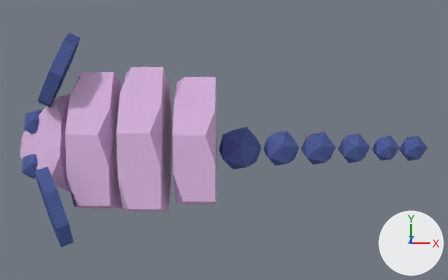
What one commit did to the Blender file Assets/3D_char/Rats01.blend.
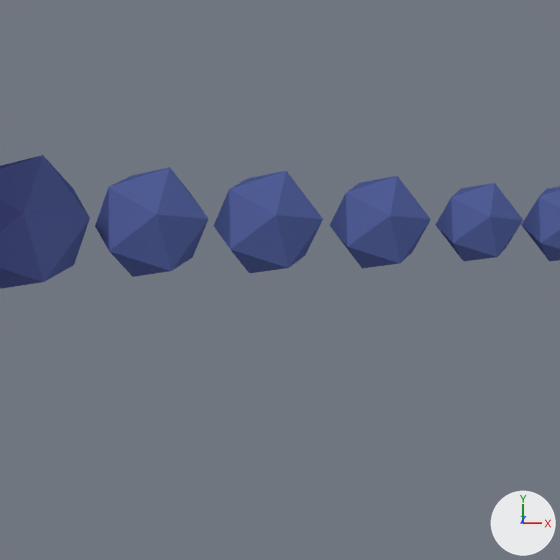
Each version appears first whole from a 50 mm lens placed at (2.04, -1.52, 12.07), pointed at (2.01, 0.04, 1.26), and next in a close-up on the part from 52% to 92% of the width and 28% to 91% of the height. Arrows for +X, +Y and +Z are at lower right; the lights stay in place.
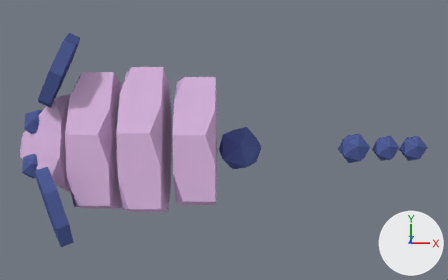
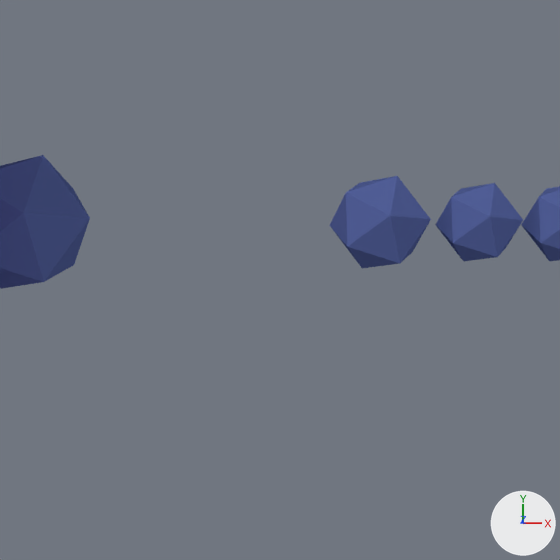
Where the newer file only moved an object's origin or applied its transform, the numbers keep the older frame.

Changed parts and their boxes [x1, y1, x2, y2] in the close-ups (560 x 560 px):
```json
{"part": 1, "of": "me_cube_009", "change": "deleted", "before": [214, 171, 323, 273], "on screen": "blue"}
{"part": 2, "of": "me_cube_009", "change": "deleted", "before": [95, 167, 208, 277], "on screen": "blue"}
```

The change, as JSON lines over the scene's bpy script:
```json
{"block": "me_cube_009", "where": "me_cube_009.from_pydata(...)  # 226 vertices, 262 faces; spans x -5.4..16.8, y -1.5..1.5, z 0.0..2.6"}
{"block": "me_cube_009", "where": "# used by ob_cube_000; location = (0.0, 0.0, 0.0); scale = (0.344, 1.19, 0.955)"}
{"block": "me_cube_009", "change": "me_cube_009 part 1: the loose piece of 12 vertices spanning x 10.1..11.9, y -0.2..0.2, z 0.1..0.8 is deleted"}
{"block": "me_cube_009", "change": "me_cube_009 part 2: the loose piece of 12 vertices spanning x 8.0..9.9, y -0.3..0.3, z 0.1..0.9 is deleted"}
```
